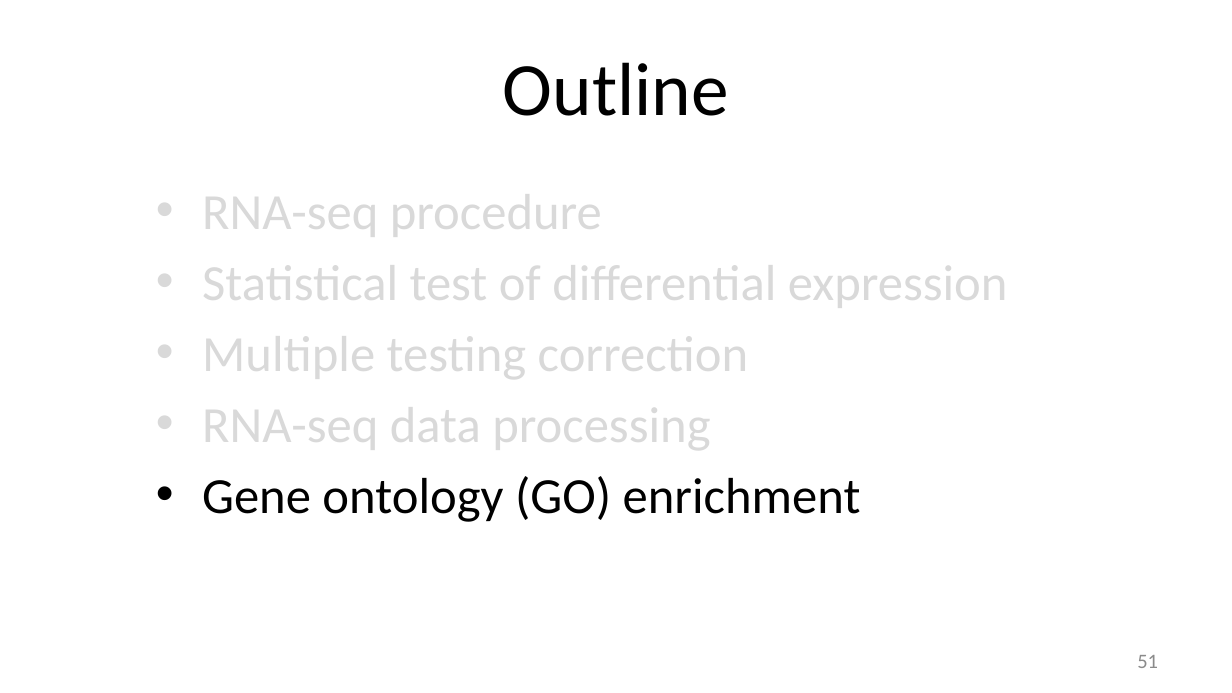
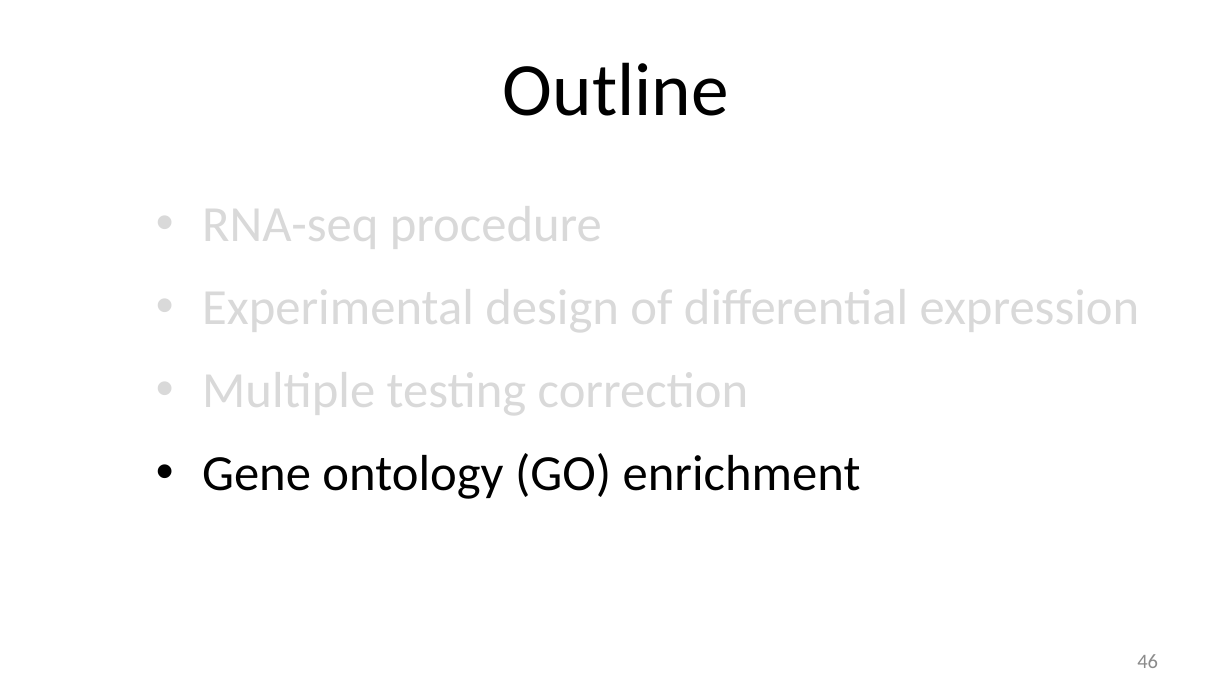
Before and after one commit to liu3zhenlab/teaching, a slide deck: slide 46 of RNA-Seq-Workshop/2026/lectures/IGF26_RNA-seq.pptx (slide 51 before the commit). Drawn at 1232x693 pixels with LibreOffice and Linux fonts; fonts in the diff are those of the drawing. Boxes give left, top, right and bottom in pixels: in the first picture for what was removed or moved away, otherwise in the second. Text is boxed around its words. In the diff, an @@ line names an element or a change of style, - is before the commit and + after.

```diff
--- a/RNA-Seq-Workshop/2026/lectures/IGF26_RNA-seq.pptx
+++ b/RNA-Seq-Workshop/2026/lectures/IGF26_RNA-seq.pptx
@@ text at [202, 194, 861, 499]: line spacing 1 to 1.2 @@
@@ text at [202, 277, 1140, 339]: text changed @@
-• Statistical test of differential expression
+• Experimental design of differential expression
@@ text at [202, 394, 710, 456]: paragraph removed @@
-• RNA-seq data processing
@@ page number at [1137, 654, 1158, 668]: text changed @@
-51
+46
```
Also in this commit, not shown: 17 other slides changed, 1 slide removed.
